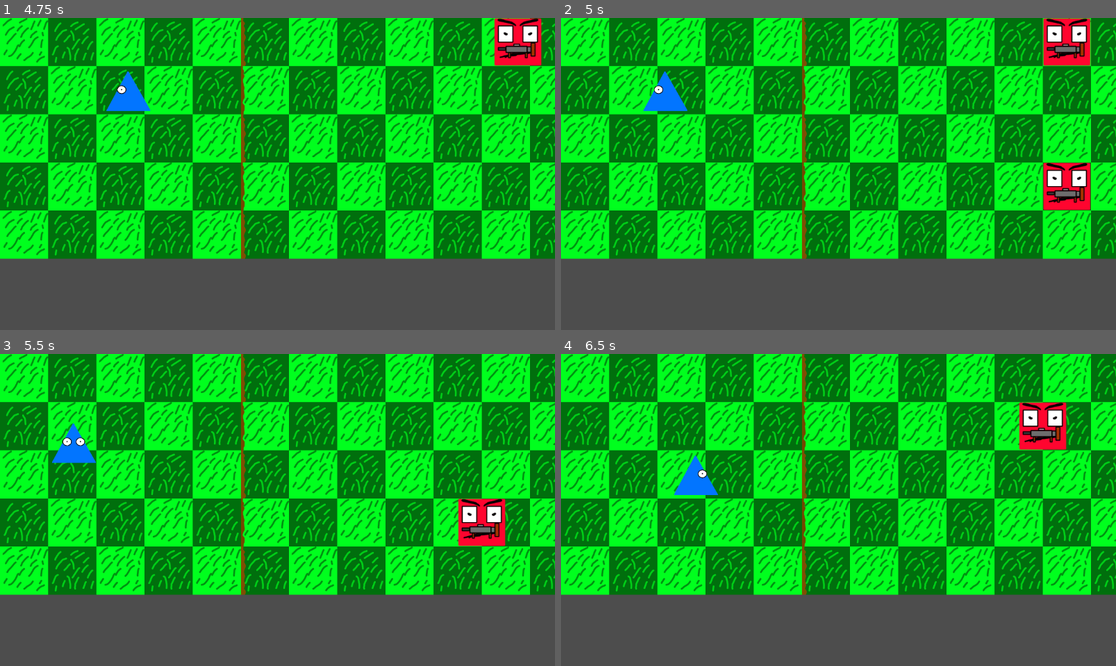
Above: before the commit, frames 1-4 (two rows, left to right).
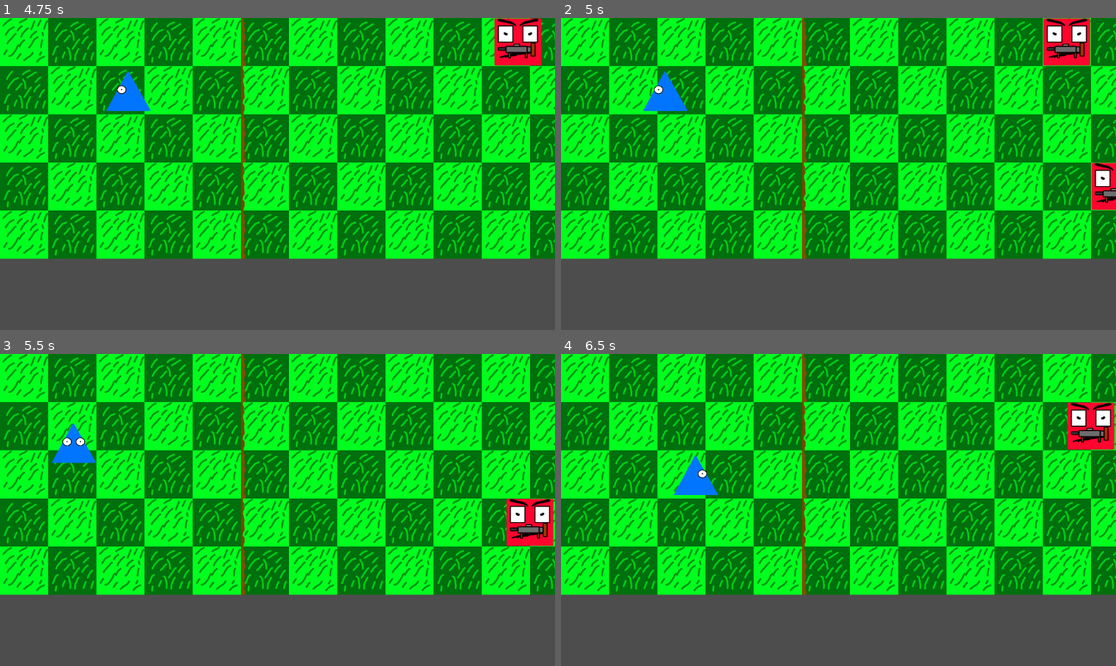
Above: after the commit, the same moments.

Repository: Killfreek/Rats
Game: Godot game, scene res://main.tscn
Same seed, same stepped clock (60 frames per second), same inputs: the game is played once before the commit and once after it.
Inputs:
- Up to frame 1 (4.75 s): tap Enter at 0.5 s; hold D (MoveRight) 0.53-1.28 s; hold S (MoveDown) 1.28-2.03 s; hold D (MoveRight) 2.03-2.78 s; hold W (MoveUp) 2.78-3.53 s; hold A (MoveLeft) from 3.53 s (still down)
- Up to frame 2 (5 s): keep holding A (MoveLeft)
- Up to frame 3 (5.5 s): release A (MoveLeft) at 5.03 s; hold S (MoveDown) from 5.03 s (still down)
- Up to frame 4 (6.5 s): release S (MoveDown) at 5.78 s; hold D (MoveRight) from 5.78 s (still down)

Frame 1 is identical in both runs. In frame 2, 2.0% of the frame differs, in the area x 86-100%, y 46-62%; in frame 3, 2.6%, in the area x 82-100%, y 46-62%; in frame 4, 2.6%.

Commit message:
Fixed eneimes spawning point moving

Diff:
--- a/EnemyBots/EnemySpawnController.gd
+++ b/EnemyBots/EnemySpawnController.gd
@@ -15,7 +15,6 @@
 	var rngNumber = int(rng.randf_range(0, spawnLocations.size()));
 	if !spawnLocationsUseState[rngNumber]:
 		var spawnLocation = spawnLocations[rngNumber];
-		spawnLocation.position.x -= 100;
 		var enemy = enemyScene.instantiate();
 		enemy.setup(rngNumber);
 		enemy.position = self.position + spawnLocation.position;
--- a/main.tscn
+++ b/main.tscn
@@ -20,7 +20,7 @@
 position = Vector2(501, 501)
 
 [node name="EnemySpawnLocations" type="Node2D" parent="." node_paths=PackedStringArray("spawnLocations")]
-position = Vector2(1250, 50)
+position = Vector2(1150, 50)
 script = ExtResource("3_a5ssk")
 spawnLocations = [NodePath("EnemySpawnLocation1"), NodePath("EnemySpawnLocation2"), NodePath("EnemySpwanLocation3"), NodePath("EnemySpwanLocation4"), NodePath("EnemySpwanLocation5")]
 enemyScene = ExtResource("4_dhptn")
